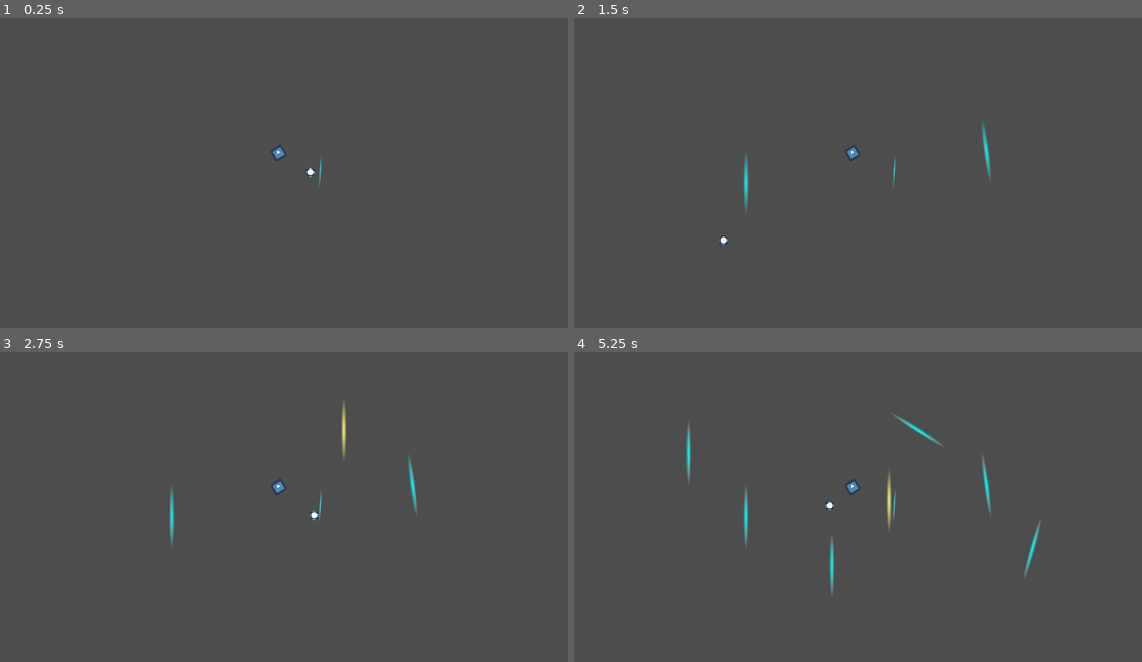
Above: before the commit, frames 1-4 (two rows, left to right).
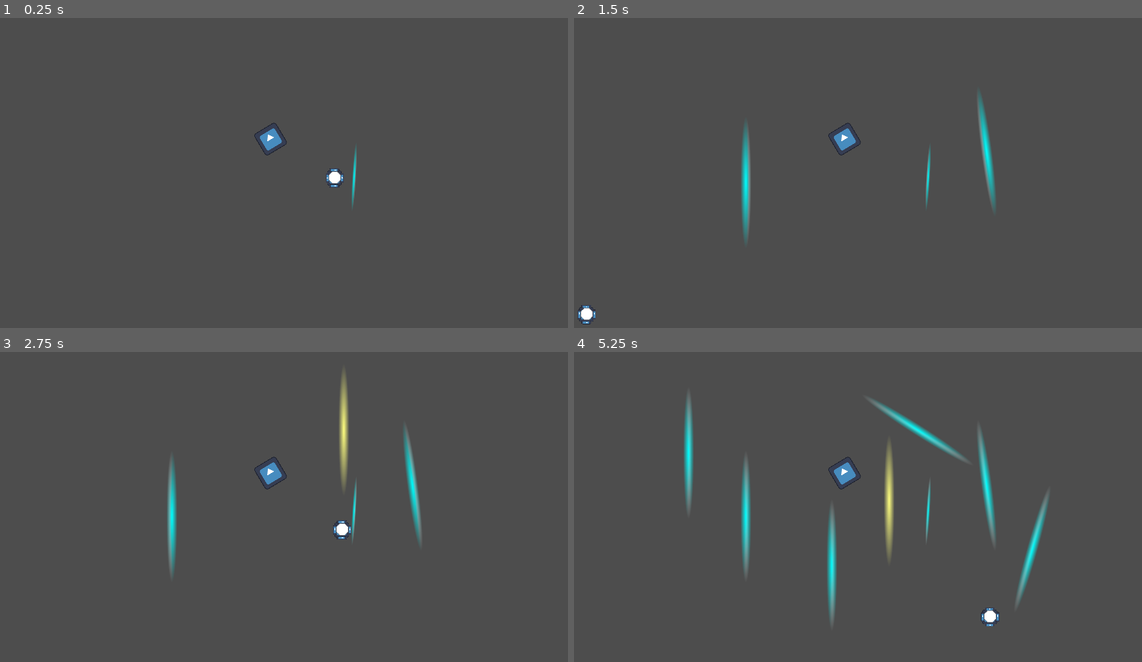
Above: after the commit, the same moments.

Repository: sparkworm/Jameplay2025
Game: Godot game, scene res://scenes/main.tscn
Two runs of this game, one before a commit and one after it. Both use one fixed random seed, a clock stepped at 60 frames per second and the inputs below. The engine's default icon, where the game draws it, is replaced by a stand-in: a white triangle on a blue panel in a dark square.
Inputs (mouse positions are in pixels of both pictures, inside the frame that each line leads up to):
- Up to frame 1 (0.25 s): no input
- Up to frame 2 (1.5 s): move the mouse to (988, 151) at 0.52 s; press the mouse at (988, 151) at 0.53 s; move the mouse to (744, 182) at 1.27 s; release the mouse at (744, 182) at 1.28 s; click (744, 182) at 1.35 s
- Up to frame 3 (2.75 s): move the mouse to (346, 429) at 2.02 s; press the mouse at (346, 429) at 2.03 s
- Up to frame 4 (5.25 s): move the mouse to (829, 565) at 2.77 s; release the mouse at (829, 565) at 2.78 s; click (829, 565) at 2.85 s; move the mouse to (1034, 550) at 3.52 s; press the mouse at (1034, 550) at 3.53 s; move the mouse to (687, 451) at 4.27 s; release the mouse at (687, 451) at 4.28 s; click (687, 451) at 4.35 s; move the mouse to (886, 500) at 5.02 s; press the mouse at (886, 500) at 5.03 s

The runs differ from the first frame. In frame 1, 0.5% of the frame differs, in the area x 44-63%, y 33-61%; in frame 2, 1.4%; in frame 3, 1.9%; in frame 4, 3.7%, in the area x 19-84%, y 14-89%.

Commit message:
Fixed camera zoom level

Diff:
--- a/scenes/levels/test_level.tscn
+++ b/scenes/levels/test_level.tscn
@@ -51,9 +51,6 @@
 tile_set = null
 script = null
 
-[node name="Camera2D" parent="." index="3"]
-zoom = Vector2(1, 1)
-
 [node name="PlayerBarrier" parent="." index="4" instance=ExtResource("3_ur3ym")]
 position = Vector2(68, 10)
 rotation = 3.20179
